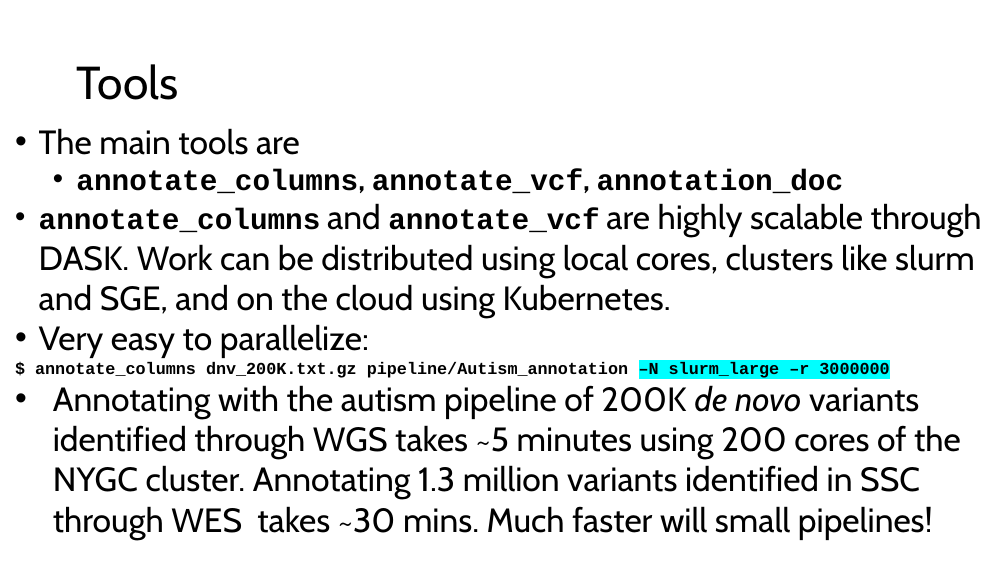
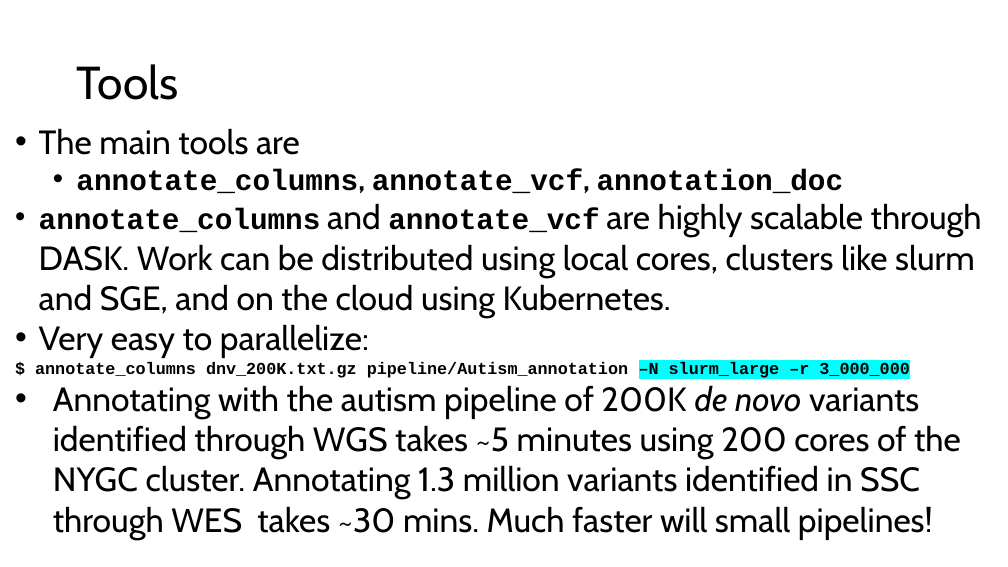
Before and after one commit to iossifovlab/annotation_demo, a slide deck: slide 6 of annotation_demo.pptx. Drawn at 1008x567 pixels with LibreOffice and Linux fonts; fonts in the diff are those of the drawing. Boxes give left, top, right and bottom in pixels: in the first picture for what was removed or moved away, otherwise in the second. Text is boxed around its words. In the diff, an @@ line names an element or a change of style, - is before the commit and + after.

```diff
--- a/annotation_demo.pptx
+++ b/annotation_demo.pptx
@@ text at (x1=35, y1=362, x2=909, y2=378): text changed @@
-$ annotate_columns dnv_200K.txt.gz pipeline/Autism_annotation –N slurm_large –r 3000000
+$ annotate_columns dnv_200K.txt.gz pipeline/Autism_annotation –N slurm_large –r 3_000_000
```
Also in this commit, not shown: 2 other slides changed.
